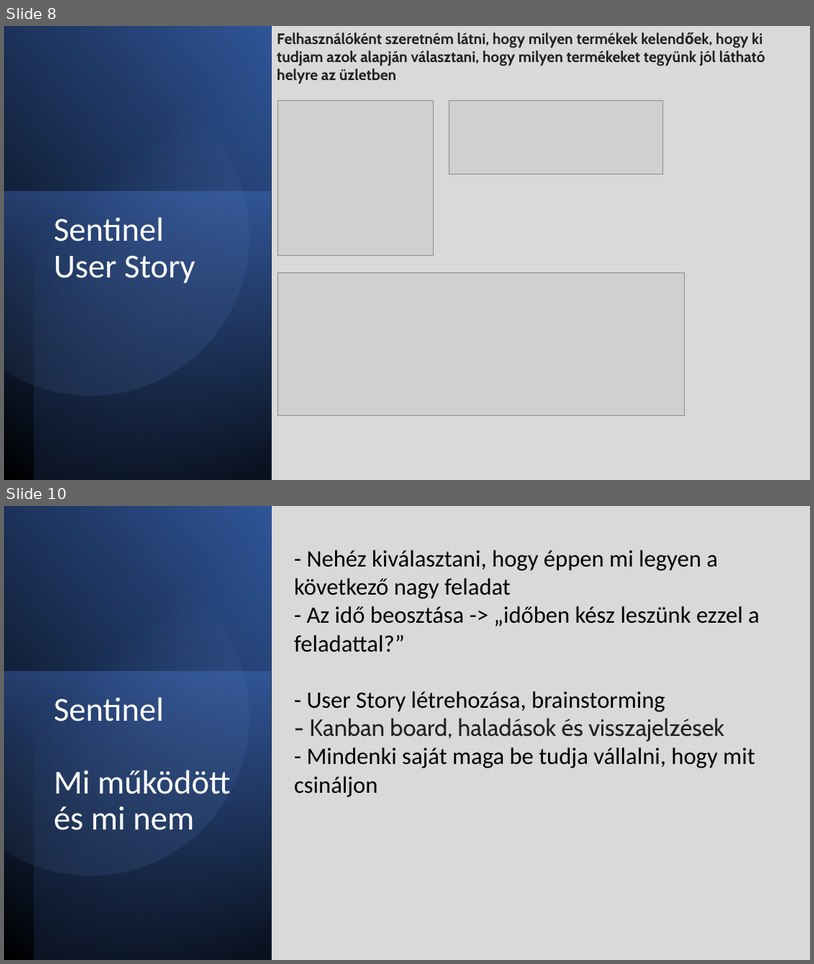
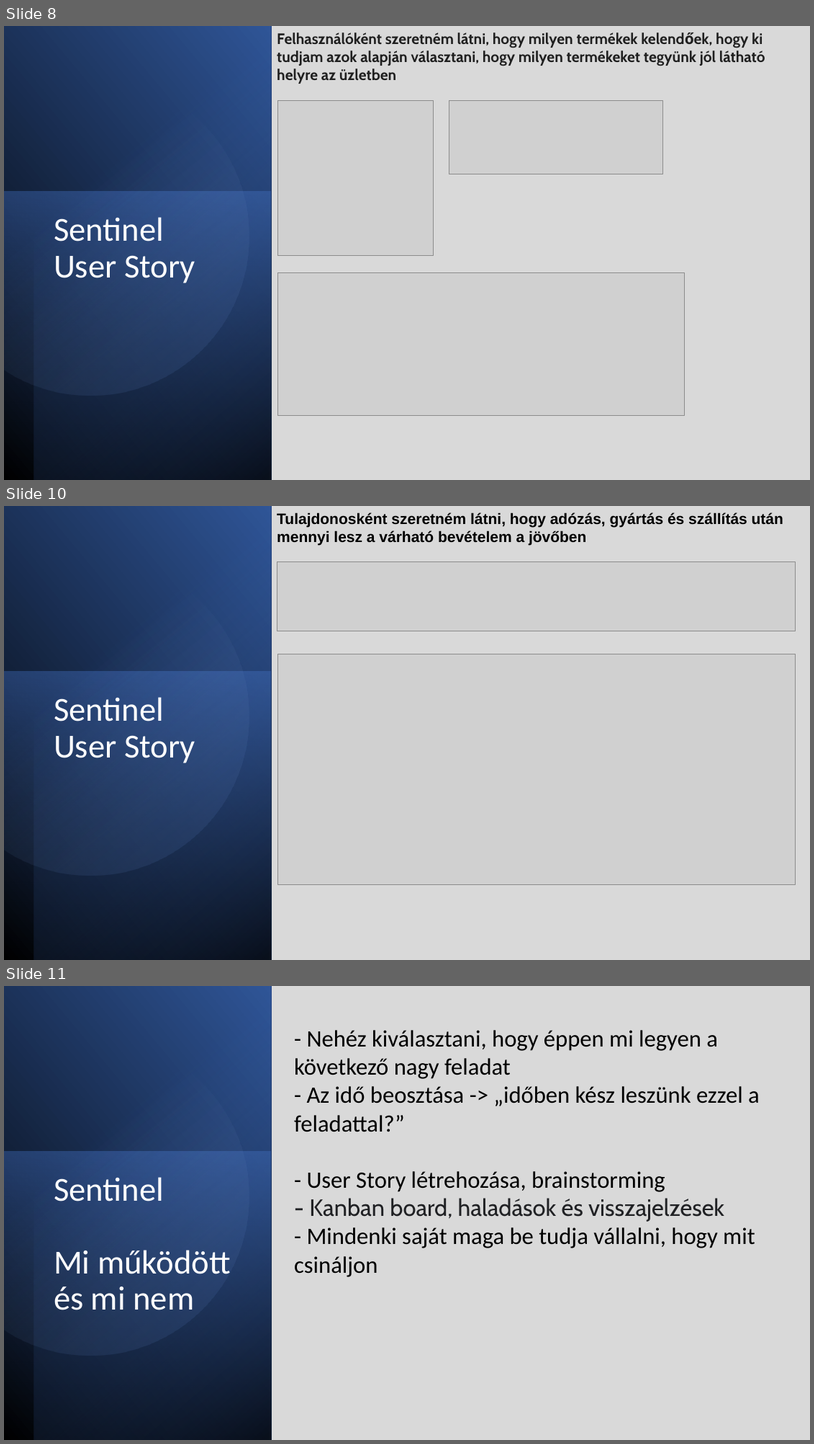
Before and after one commit to zal2004/AgilisSzoftFejlDemo, a slide deck: Sentinel.pptx. Shown one above the other, each under a label of ours: slides 8 and 10 before the commit, slides 8, 10 and 11 after it; the slides between them are not shown. The pictures are 814x964 and 814x1444 pixels, drawn with LibreOffice and Linux fonts; fonts in the diff are those of the drawing; grey boxes stand for pictures. Boxes give left, top, right and bottom in pixels: in the first picture for what was removed or moved away, otherwise in the second. Text is boxed around its words. In the diff, an @@ line names an element or a change of style, - is before the commit and + after.

```diff
--- a/Sentinel.pptx
+++ b/Sentinel.pptx
@@ slide 10 added at (4,506,810,960), background #D9D9D9 @@
@@ rectangle added at (4,506,271,960), fill gradient #000000 to #2F5597 @@
@@ rectangle added at (34,506,271,960), fill gradient #000000 to #4472C4 @@
@@ text added at (277,512,784,545), 18 pt, text #000000, bold @@
+Tulajdonosként szeretném látni, hogy adózás, gyártás és szállítás után mennyi lesz a várható bevételem a jövőben
@@ freeform shape added at (4,538,278,903), fill gradient #8FAADC to #2F5597 @@
@@ picture added at (277,561,796,631) @@
@@ picture added at (278,654,796,885) @@
@@ rectangle added at (4,672,271,960), fill gradient #4472C4 to #203864 @@
@@ title added at (54,697,196,763), 40 pt, text #FFFFFF @@
+Sentinel
+User Story
@@ what was slide 10 is now slide 11 @@
```
Also in this commit, not shown: 1 slide changed.
